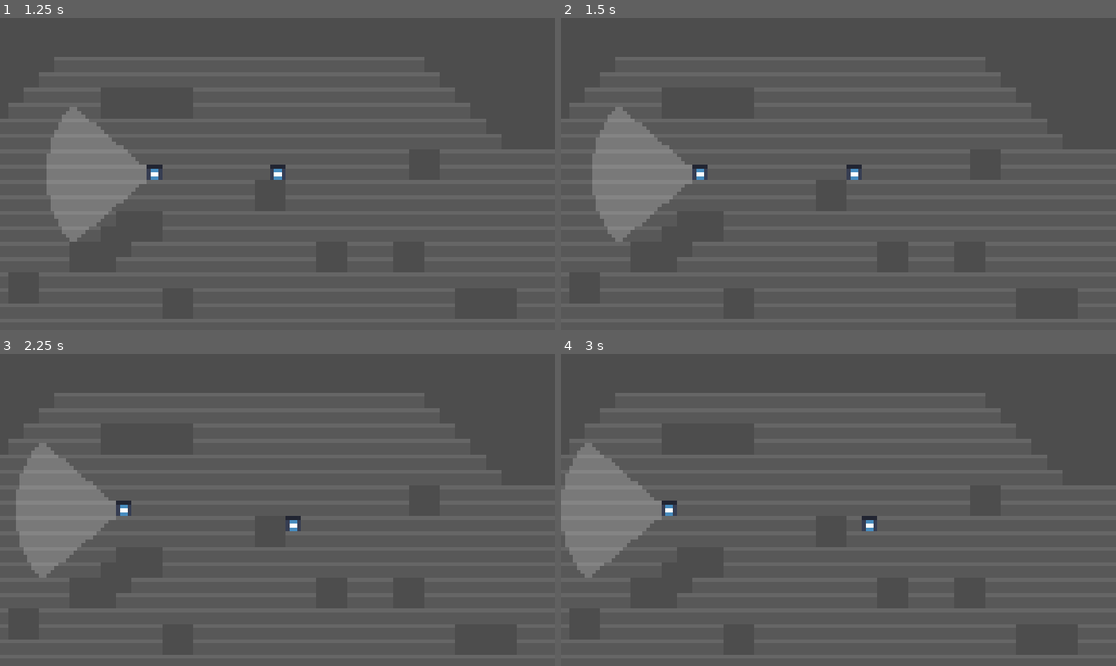
Above: before the commit, frames 1-4 (two rows, left to right).
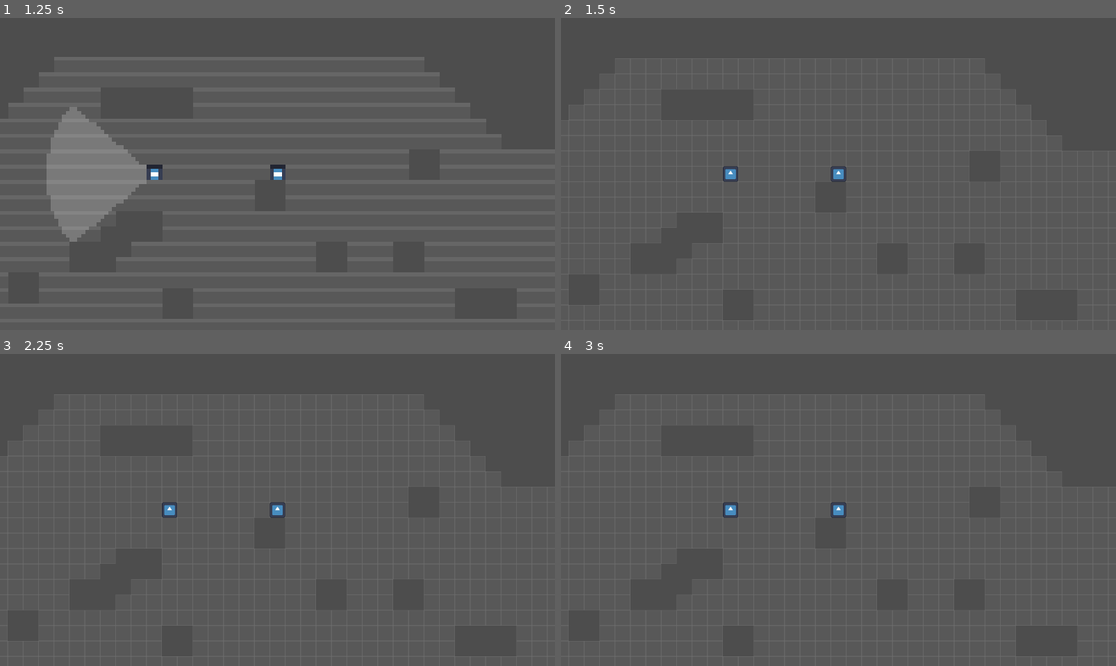
Above: after the commit, the same moments.

Repository: nexcoyocoatl/Projeto_Die_Hard
Game: Godot game, scene res://game.tscn
Two runs of this game, one before a commit and one after it. Both use one fixed random seed, a clock stepped at 60 frames per second and the inputs below. The engine's default icon, where the game draws it, is replaced by a stand-in: a white triangle on a blue panel in a dark square.
Inputs:
- Up to frame 1 (1.25 s): tap Enter at 0.5 s; hold Right (player_move_right) from 0.53 s (still down)
- Up to frame 2 (1.5 s): tap R (reset, bound only after the commit) at 1.25 s; release Right (player_move_right) at 1.28 s; hold Down (player_move_down) from 1.28 s (still down)
- Up to frame 3 (2.25 s): tap R (reset, bound only after the commit) at 2 s; release Down (player_move_down) at 2.03 s; hold Right (player_move_right) from 2.03 s (still down)
- Up to frame 4 (3 s): tap R (reset, bound only after the commit) at 2.75 s; release Right (player_move_right) at 2.78 s; hold Up (player_move_up) from 2.78 s (still down)

Frame 1 is identical in both runs. In frame 2, 5.8% of the frame differs, in the area x 0-100%, y 12-97%; in frame 3, 5.8%; in frame 4, 5.9%.

Commit message:
mudamos a lógica do tilemap para o level

Diff:
--- a/Characters/npc.gd
+++ b/Characters/npc.gd
@@ -21,7 +21,7 @@
 @export var line_path : Line2D = null
 @export var path : Path2D = null
 @export var mode : Mode = Mode.FOLLOW
-var pathfinding_grid : AStarGrid2D = AStarGrid2D.new()
+var pathfinding_grid : AStarGrid2D
 var patrol_path : Array[Vector2i] = []
 var current_patrol_index : int = -1
 var last_player_position : Vector2i
@@ -94,34 +94,11 @@
 					cone_ray.rotation_degrees = 270
 		create_cone()
 
-func receive_tilemap(tilemap : TileMapLayer) -> void:
+func receive_tilemap(tilemap : TileMapLayer, pathgrid : AStarGrid2D) -> void:
+	line_path.global_position = Vector2(GlobalVariables.TILE_SIZE/2.0, GlobalVariables.TILE_SIZE/2.0)
+	if (!GlobalVariables.DEBUG): line_path.modulate.a = 0.0
 	self.tilemap_layer = tilemap
-	# Pathfinding
-	# TODO: Mudar para o Game(main.gd) maior parte da lógica
-	line_path.global_position = Vector2(GlobalVariables.TILE_SIZE/2.0, GlobalVariables.TILE_SIZE/2.0)
-	pathfinding_grid.region = tilemap_layer.get_used_rect()
-	pathfinding_grid.cell_size = Vector2(GlobalVariables.TILE_SIZE, GlobalVariables.TILE_SIZE)
-	pathfinding_grid.diagonal_mode = AStarGrid2D.DIAGONAL_MODE_NEVER
-	pathfinding_grid.default_compute_heuristic = AStarGrid2D.HEURISTIC_MANHATTAN
-	pathfinding_grid.update()
-	if (!GlobalVariables.DEBUG): line_path.modulate.a = 0.0
-
-	var used_cells : Dictionary = {}
-	for cell in tilemap_layer.get_used_cells():
-		used_cells[cell] = true
-		# Se tile tem colisão
-		if (tilemap_layer.get_cell_tile_data(cell).get_collision_polygons_count(0) > 0):
-			# Esconde tile
-			tilemap_layer.get_cell_tile_data(cell).modulate.a = 0.0
-			# Põe no pathfinding grid como sólido
-			pathfinding_grid.set_point_solid(cell, true)
-
-	var region : Rect2i = pathfinding_grid.region
-	for y in range(region.position.y, region.position.y + region.size.y):
-		for x in range(region.position.x, region.position.x + region.size.x):
-			var cell : Vector2i = Vector2i(x, y)
-			if !used_cells.has(cell):
-				pathfinding_grid.set_point_solid(cell, true)
+	self.pathfinding_grid = pathgrid
 
 func receive_player_reference(_player: CharacterBody2D) -> void:
 	self.player = _player
--- a/Characters/player.gd
+++ b/Characters/player.gd
@@ -4,6 +4,7 @@
 @export_group("Animation and Movement")
 @export var tween_speed : float = 0.2		# Velocidade da animação de translação (maior é mais devagar)
 var tilemap_layer : TileMapLayer
+var pathfinding_grid : AStarGrid2D
 
 var input_direction : Vector2 = Vector2.ZERO				# Direção de movimento do jogador
 var moving : bool = false					# Se está movendo ou não
@@ -16,8 +17,9 @@
 	# Prende jogador ao centro do tile mais próximo (TODO: talvez mudar depois que o player puder receber o tilemap)
 	self.position = Vector2i(self.position/GlobalVariables.TILE_SIZE)*GlobalVariables.TILE_SIZE + Vector2i(GlobalVariables.TILE_SIZE/2.0, GlobalVariables.TILE_SIZE/2.0)
 
-func receive_tilemap(tilemap : TileMapLayer) -> void:
+func receive_tilemap(tilemap : TileMapLayer, pathgrid : AStarGrid2D) -> void:
 	self.tilemap_layer = tilemap
+	self.pathfinding_grid = pathgrid
 
 func _physics_process(_delta: float) -> void:
 	# Se não está movendo e tem action points para usar, executa um por um
--- a/level.gd
+++ b/level.gd
@@ -1,11 +1,37 @@
 extends Node
 
 var logical_tilemap : TileMapLayer
+var pathfinding_grid : AStarGrid2D = AStarGrid2D.new()
+
+func create_pathgrid():
+	# Pathfinding
+	pathfinding_grid.region = logical_tilemap.get_used_rect()
+	pathfinding_grid.cell_size = Vector2(GlobalVariables.TILE_SIZE, GlobalVariables.TILE_SIZE)
+	pathfinding_grid.diagonal_mode = AStarGrid2D.DIAGONAL_MODE_NEVER
+	pathfinding_grid.default_compute_heuristic = AStarGrid2D.HEURISTIC_MANHATTAN
+	pathfinding_grid.update()
+
+	var used_cells : Dictionary = {}
+	for cell in logical_tilemap.get_used_cells():
+		used_cells[cell] = true
+		# Se tile tem colisão
+		if (logical_tilemap.get_cell_tile_data(cell).get_collision_polygons_count(0) > 0):
+			# Esconde tile
+			logical_tilemap.get_cell_tile_data(cell).modulate.a = 0.0
+			# Põe no pathfinding grid como sólido
+			pathfinding_grid.set_point_solid(cell, true)
+
+	var region : Rect2i = pathfinding_grid.region
+	for y in range(region.position.y, region.position.y + region.size.y):
+		for x in range(region.position.x, region.position.x + region.size.x):
+			var cell : Vector2i = Vector2i(x, y)
+			if !used_cells.has(cell):
+				pathfinding_grid.set_point_solid(cell, true)
 
 func _ready() -> void:
 	logical_tilemap = $Level1_LogicalTileMap
-
-	get_tree().call_group("Player", "receive_tilemap", logical_tilemap)
-	get_tree().call_group("Npc", "receive_tilemap", logical_tilemap)
+	create_pathgrid()
+	get_tree().call_group("Player", "receive_tilemap", logical_tilemap, pathfinding_grid)
+	get_tree().call_group("Npc", "receive_tilemap", logical_tilemap, pathfinding_grid)
 	# Passa referencia do player para os npcs. Analisar se pode passar só a posição
 	get_tree().call_group("Npc", "receive_player_reference", get_tree().get_nodes_in_group("Player")[0])
--- a/main.gd
+++ b/main.gd
@@ -13,14 +13,21 @@
 var player_action_queue = []
 var world_moving : bool = false
 
+var current_scene = null
+
 func _ready() -> void:
 	world_moving = false
+	current_scene = $Level
 	pause_processing() # Pausa o jogo no início e a cada ação do jogador, para imitar o Nethack
 
 # Ativa movimentos pelo input, que funciona por eventos de botões pressionados
 func _input(event: InputEvent) -> void:
 	if event is InputEventKey:
 		if event.pressed:
+			if Input.is_action_pressed("reset"):
+				call_deferred("goto_scene", "res://level.tscn")
+				world_moving = false
+				resume_processing()
 			if (pause_time):
 				resume_processing() # Despausa em cada botão pressionado, caso necessário
 
@@ -92,3 +99,10 @@
 	awaiting_done_confirmation += 1 # player
 	get_tree().call_group("Player", "receive_action", player_action_queue.pop_front())
 	get_tree().call_group("Npc", "receive_points")
+
+func goto_scene(path: String):
+	current_scene.queue_free()
+	var new_scene : PackedScene = ResourceLoader.load(path)
+	current_scene = new_scene.instantiate()
+	#scene_limit = null # indica a troca de cena
+	add_child(current_scene)
--- a/project.godot
+++ b/project.godot
@@ -45,3 +45,8 @@
 , Object(InputEventKey,"resource_local_to_scene":false,"resource_name":"","device":-1,"window_id":0,"alt_pressed":false …(183 unchanged characters)…
 ]
 }
+reset={
+"deadzone": 0.2,
+"events": [Object(InputEventKey,"resource_local_to_scene":false,"resource_name":"","device":-1,"window_id":0,"alt_pressed":false,"shift_pressed":false,"ctrl_pressed":false,"meta_pressed":false,"pressed":false,"keycode":0,"physical_keycode":82,"key_label":0,"unicode":114,"location":0,"echo":false,"script":null)
+]
+}
